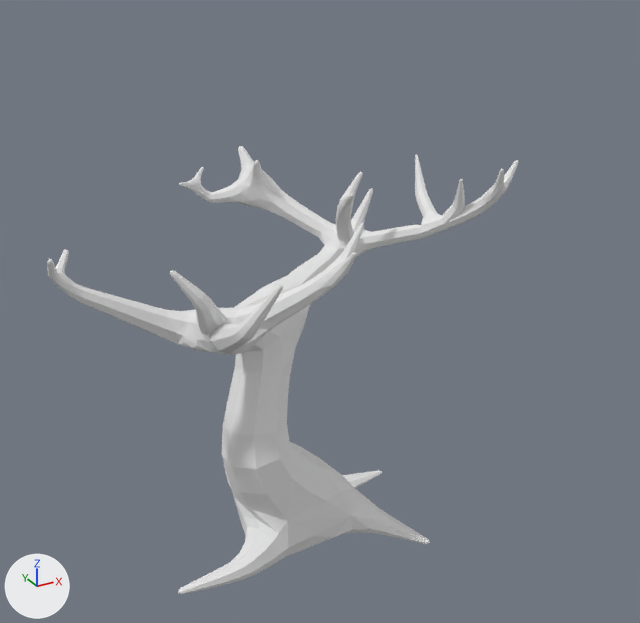
The Blender file Graphics/LemonTree.blend: old version first, new version second.
One viewpoint serves both versions: a 50 mm lens placed at (-4.26, -8.17, 6.97), pointed at (0.24, 0.02, 2.87). The axes (+X, +Y, +Z) are drawn at lower left. The lights are the same throughout.
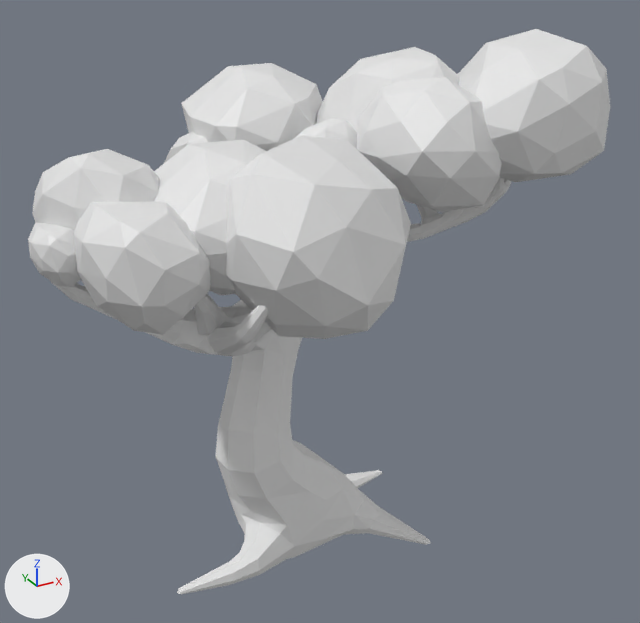
Commit message: added tree tops

Patch to the scene script:
```diff
--- a/Graphics/LemonTree.blend.py
+++ b/Graphics/LemonTree.blend.py
@@ ob_cube @@
 ob_cube.location = (0.0, 0.0, 0.0)
-_m = ob_cube.modifiers.new('Subsurf', 'SUBSURF')
-_m.render_levels = 1
+_m = ob_cube.modifiers.new('Decimate', 'DECIMATE')
+_m.ratio = 0.292
+_m.invert_vertex_group = True
@@ ob_icosphere @@
+ob_icosphere = bpy.data.objects.new('Icosphere', me_icosphere)  # 42 vertices, 80 faces; spans x -0.78..0.78, y -1.0..1.0, z -1.0..0.83
+ob_icosphere.location = (2.3, -0.61, 5.1)
+ob_icosphere.rotation_euler = (2.627, -1.511, -3.287)  # degrees (151, -87, -188)
+ob_icosphere.scale = (1.02, 1.02, 1.02)
@@ ob_icosphere_001 @@
+ob_icosphere_001 = bpy.data.objects.new('Icosphere.001', me_icosphere.copy())
+ob_icosphere_001.location = (1.24, 0.23, 4.92)
+ob_icosphere_001.rotation_euler = (4.127, -1.178, -3.81)  # degrees (236, -67, -218)
+ob_icosphere_001.scale = (0.925, 0.925, 0.925)
@@ ob_icosphere_002 @@
+ob_icosphere_002 = bpy.data.objects.new('Icosphere.002', me_icosphere.copy())
+ob_icosphere_002.location = (1.27, -0.52, 4.76)
+ob_icosphere_002.rotation_euler = (-2.54, -0.893, 0.448)  # degrees (-146, -51, 26)
+ob_icosphere_002.scale = (0.825, 0.825, 0.825)
@@ ob_icosphere_003 @@
+ob_icosphere_003 = bpy.data.objects.new('Icosphere.003', me_icosphere.copy())
+ob_icosphere_003.location = (2.47, 0.8, 4.59)
+ob_icosphere_003.rotation_euler = (-1.576, -0.468, 1.264)  # degrees (-90, -27, 72)
+ob_icosphere_003.scale = (0.706, 0.706, 0.706)
@@ ob_icosphere_004 @@
+ob_icosphere_004 = bpy.data.objects.new('Icosphere.004', me_icosphere.copy())
+ob_icosphere_004.location = (-2.24, -0.18, 4.5)
+ob_icosphere_004.rotation_euler = (-0.813, -0.488, 0.696)  # degrees (-47, -28, 40)
+ob_icosphere_004.scale = (0.706, 0.706, 0.706)
@@ ob_icosphere_006 @@
+ob_icosphere_006 = bpy.data.objects.new('Icosphere.006', me_icosphere.copy())
+ob_icosphere_006.location = (-1.23, -0.65, 4.41)
+ob_icosphere_006.rotation_euler = (6.355, -1.357, -0.193)  # degrees (4, -78, -11)
+ob_icosphere_006.scale = (0.925, 0.925, 0.925)
@@ ob_icosphere_007 @@
+ob_icosphere_007 = bpy.data.objects.new('Icosphere.007', me_icosphere.copy())
+ob_icosphere_007.location = (-0.54, -1.3, 4.38)
+ob_icosphere_007.rotation_euler = (2.923, 3.429, 1.999)  # degrees (167, 196, 115)
+ob_icosphere_007.scale = (1.02, 1.02, 1.02)
@@ ob_icosphere_008 @@
+ob_icosphere_008 = bpy.data.objects.new('Icosphere.008', me_icosphere.copy())
+ob_icosphere_008.location = (-2.13, -0.98, 4.29)
+ob_icosphere_008.rotation_euler = (-0.17, -0.567, 0.0977)  # degrees (-10, -32, 5.6)
+ob_icosphere_008.scale = (0.706, 0.706, 0.706)
@@ ob_icosphere_009 @@
+ob_icosphere_009 = bpy.data.objects.new('Icosphere.009', me_icosphere.copy())
+ob_icosphere_009.location = (0.33, 0.06, 4.62)
+ob_icosphere_009.rotation_euler = (-0.577, 0.137, 1.4)  # degrees (-33, 7.8, 80)
+ob_icosphere_009.scale = (0.484, 0.484, 0.484)
@@ ob_icosphere_010 @@
+ob_icosphere_010 = bpy.data.objects.new('Icosphere.010', me_icosphere.copy())
+ob_icosphere_010.location = (0.11, 1.47, 4.76)
+ob_icosphere_010.rotation_euler = (6.355, -1.357, -0.193)  # degrees (4, -78, -11)
+ob_icosphere_010.scale = (0.925, 0.925, 0.925)
@@ ob_icosphere_011 @@
+ob_icosphere_011 = bpy.data.objects.new('Icosphere.011', me_icosphere.copy())
+ob_icosphere_011.location = (-0.41, 1.52, 4.25)
+ob_icosphere_011.rotation_euler = (6.945, 0.754, -2.425)  # degrees (38, 43, -139)
+ob_icosphere_011.scale = (0.667, 0.667, 0.667)
@@ ob_icosphere_012 @@
+ob_icosphere_012 = bpy.data.objects.new('Icosphere.012', me_icosphere.copy())
+ob_icosphere_012.location = (-2.69, -0.45, 4.28)
+ob_icosphere_012.rotation_euler = (-0.17, -0.567, 0.0977)  # degrees (-10, -32, 5.6)
+ob_icosphere_012.scale = (0.342, 0.342, 0.342)
```

Boxes [x1, y1, x2, y2] around the edits, measured in the pictures (640 x 623 px):
'Cube', modifiers changed (7% shorter)
    before: [47, 146, 518, 594]
    after: [51, 177, 512, 594]
'Icosphere.007', added
    after: [225, 136, 411, 339]
'Icosphere', added
    after: [458, 29, 610, 182]
'Icosphere.002', added
    after: [357, 77, 502, 213]
'Icosphere.008', added
    after: [73, 201, 211, 335]
'Icosphere.010', added
    after: [181, 63, 323, 151]
'Icosphere.006', added
    after: [154, 140, 266, 295]
'Icosphere.004', added
    after: [32, 149, 159, 231]
'Icosphere.001', added
    after: [316, 47, 459, 133]
'Icosphere.012', added
    after: [28, 223, 81, 287]
'Icosphere.009', added
    after: [294, 119, 357, 149]
'Icosphere.011', added
    after: [164, 132, 208, 163]
